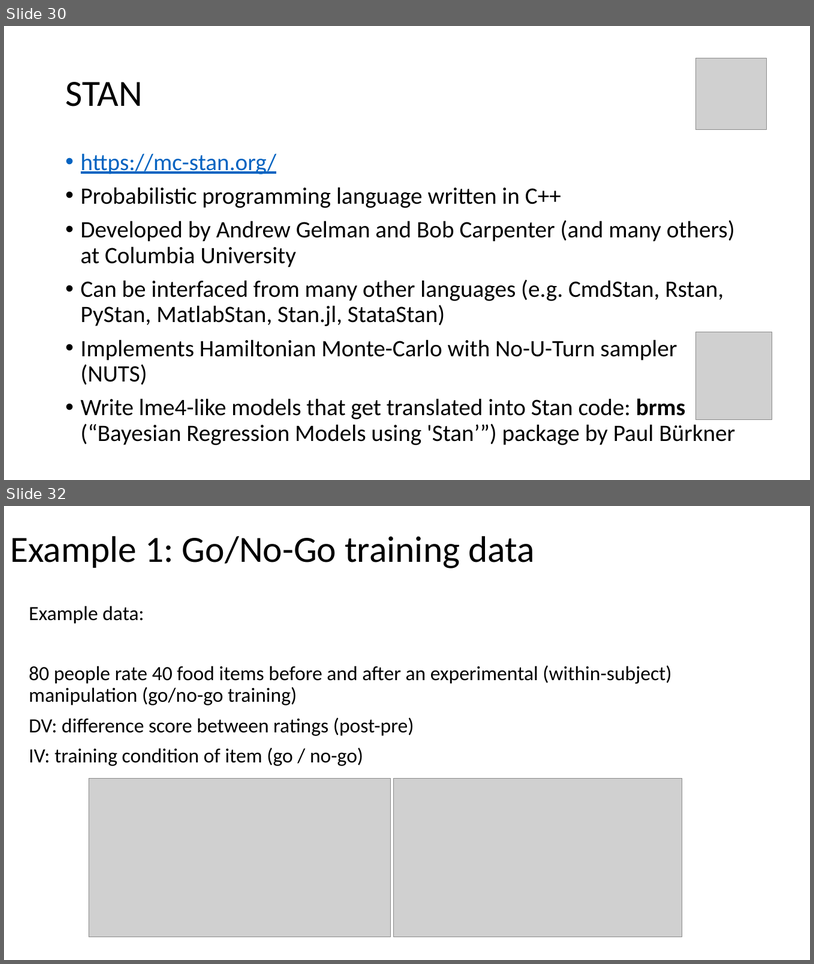
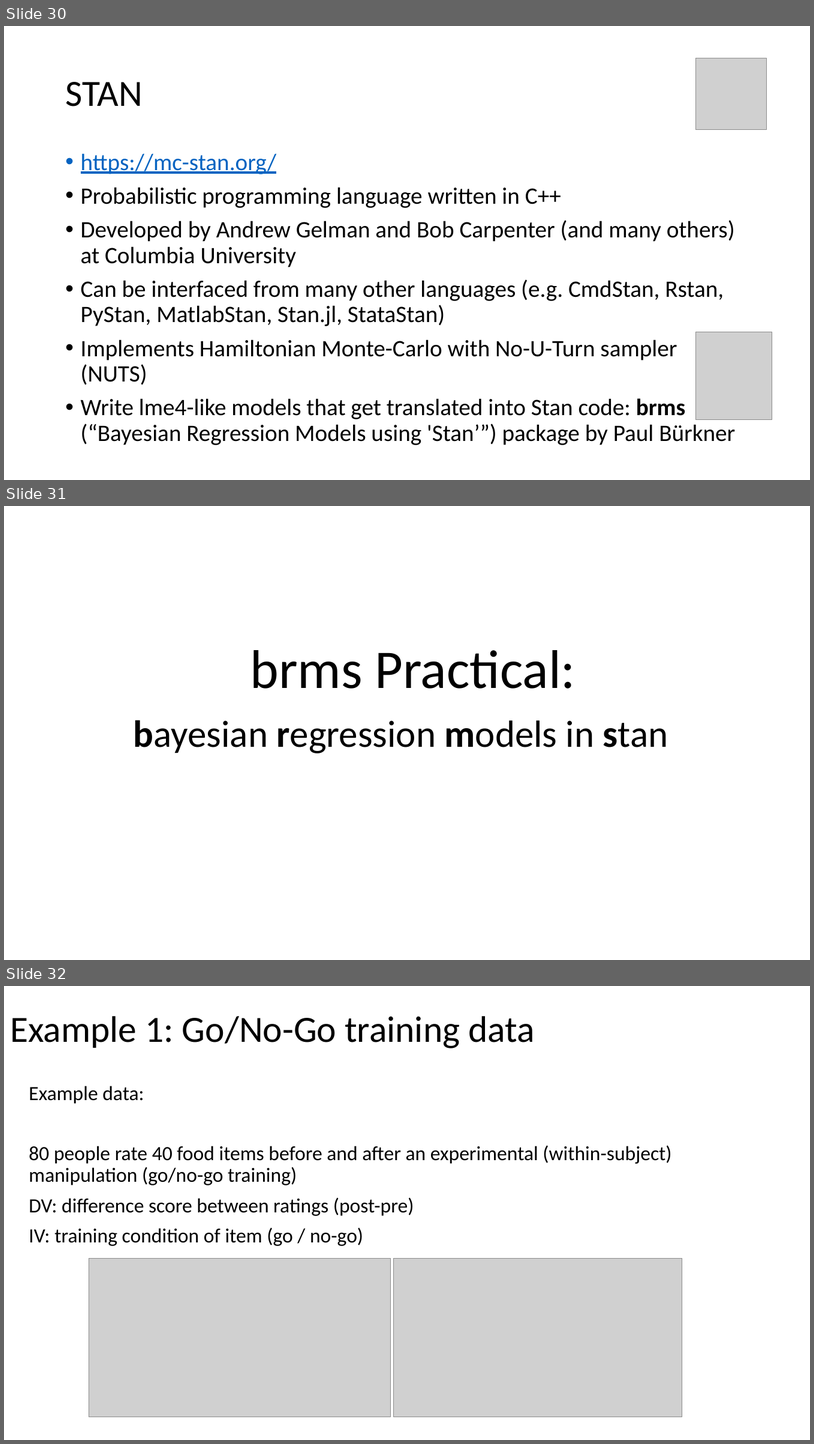
Before and after one commit to julianquandt/brms-intro-SIPS2019, a slide deck: intro_to_brms.pptx. Shown one above the other, each under a label of ours: slides 30 and 32 before the commit, slides 30, 31 and 32 after it; the slides between them are not shown. The pictures are 814x964 and 814x1444 pixels, drawn with LibreOffice and Linux fonts; fonts in the diff are those of the drawing; grey boxes stand for pictures. Boxes give left, top, right and bottom in pixels: in the first picture for what was removed or moved away, otherwise in the second. Text is boxed around its words. In the diff, an @@ line names an element or a change of style, - is before the commit and + after.

```diff
--- a/intro_to_brms.pptx
+++ b/intro_to_brms.pptx
@@ slide 31 added at <box>4,506,810,960</box>, background #FFFFFF @@
@@ title added at <box>134,650,669,753</box>, 45 pt, text #000000 @@
+brms Practical:
+bayesian regression models in stan
```
Also in this commit, not shown: 4 other slides added, 1 slide removed, 4 other files.
